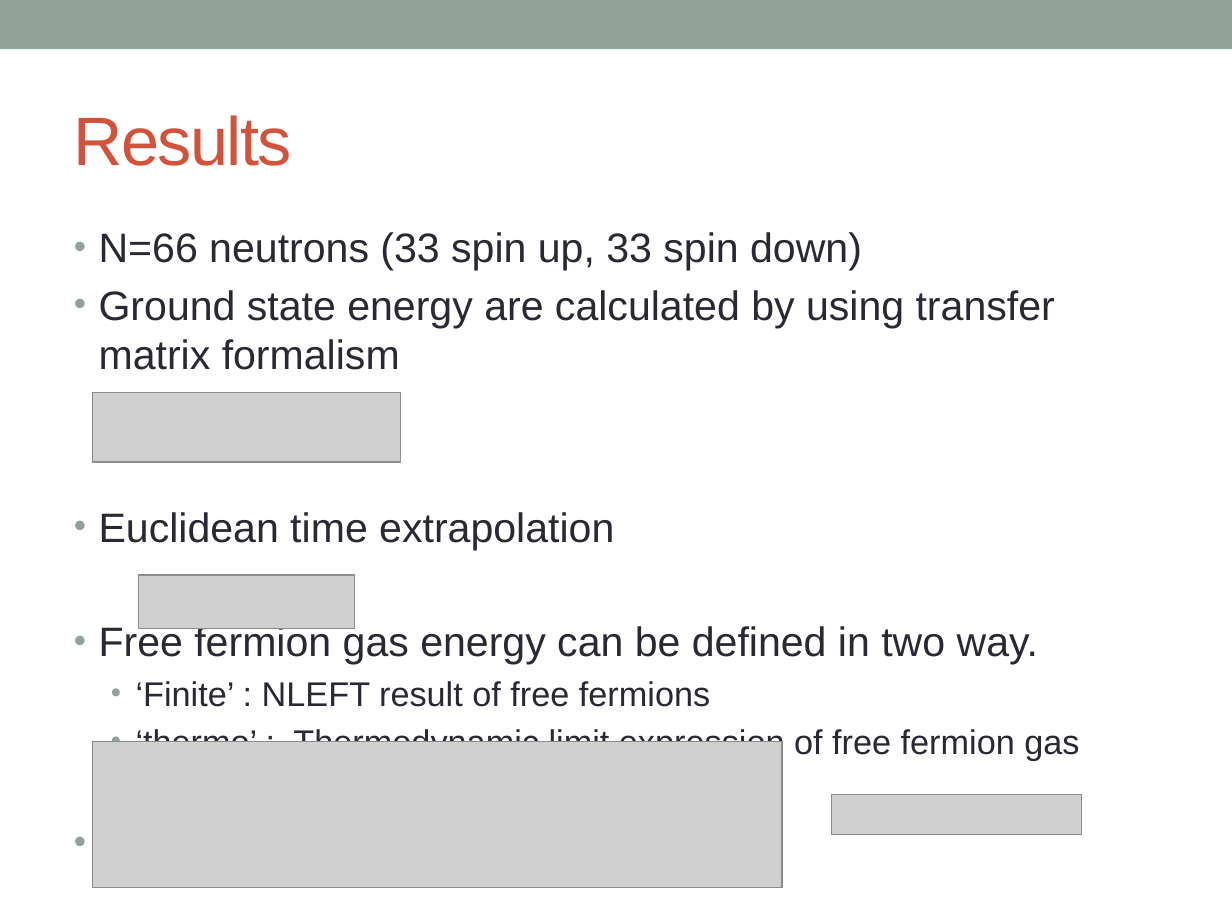
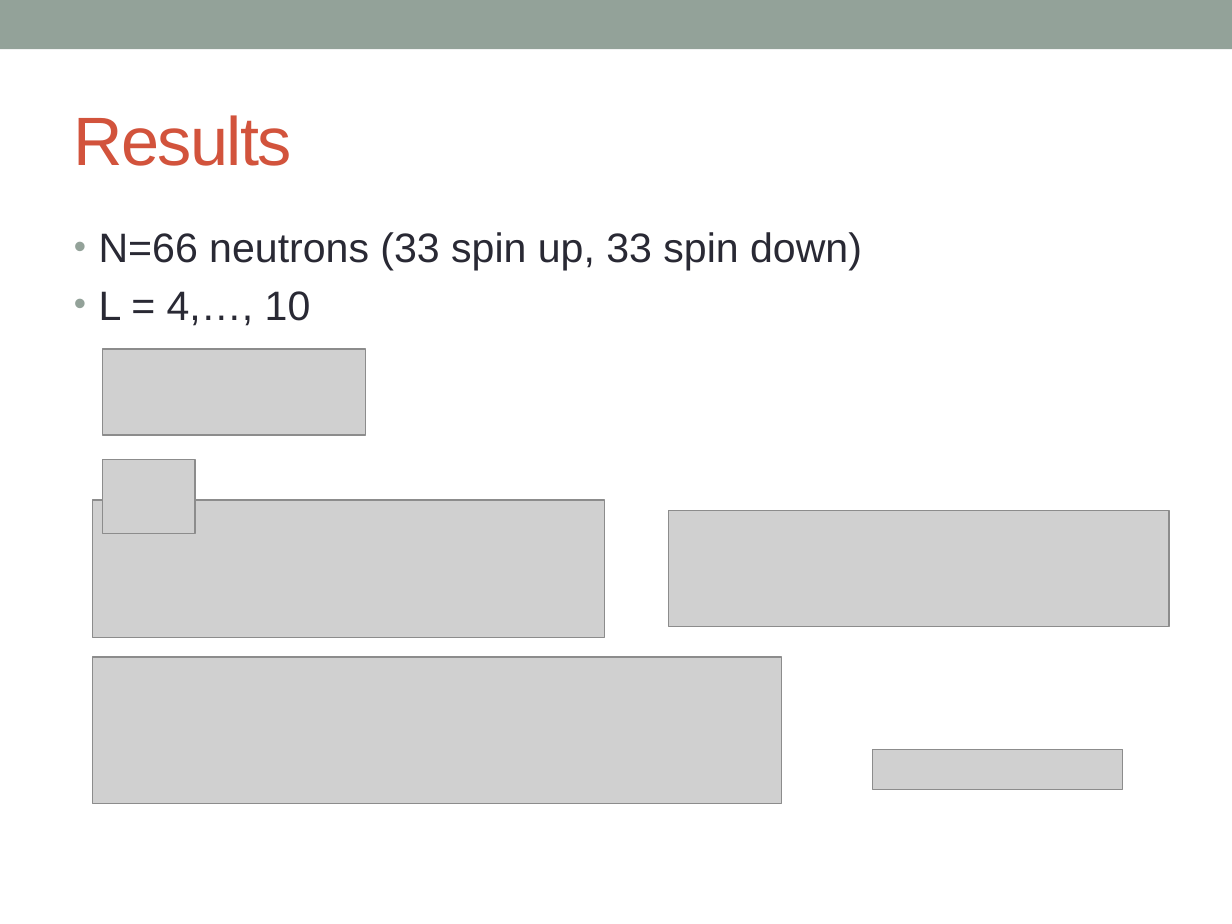
Before and after one commit to alphacentaury-github/NPSS2020, a slide deck: slide 30 of 20211002_BCC_OMEG.pptx (slide 16 before the commit). Drawn at 1232x924 pixels with LibreOffice and Linux fonts; fonts in the diff are those of the drawing; grey boxes stand for pictures. Boxes give left, top, right and bottom in pixels: in the first picture for what was removed or moved away, otherwise in the second. Text is boxed around its words. In the diff, an @@ line names an element or a change of style, - is before the commit and + after.

```diff
--- a/20211002_BCC_OMEG.pptx
+++ b/20211002_BCC_OMEG.pptx
@@ text at [99, 291, 311, 326]: text changed @@
-• Ground state energy are calculated by using transfer matrix formalism
-• Euclidean time extrapolation
-• Free fermion gas energy can be defined in two way.
-  • ‘Finite’ : NLEFT result of free fermions
-  • ‘thermo’ : Thermodynamic limit expression of free fermion gas
+• L = 4,…, 10
@@ picture added at [102, 349, 366, 435] @@
@@ picture removed at [92, 393, 400, 462] @@
@@ picture added at [102, 460, 195, 533] @@
@@ picture added at [92, 500, 605, 637] @@
@@ picture added at [669, 511, 1169, 627] @@
@@ picture removed at [139, 575, 355, 630] @@
@@ picture: place and size @@
-picture at [92, 742, 781, 888]
+picture at [92, 657, 781, 803]
@@ picture: place and size @@
-picture at [832, 795, 1082, 834]
+picture at [872, 749, 1122, 788]
```
Also in this commit, not shown: 5 other slides changed, 19 slides added, 5 slides removed.
